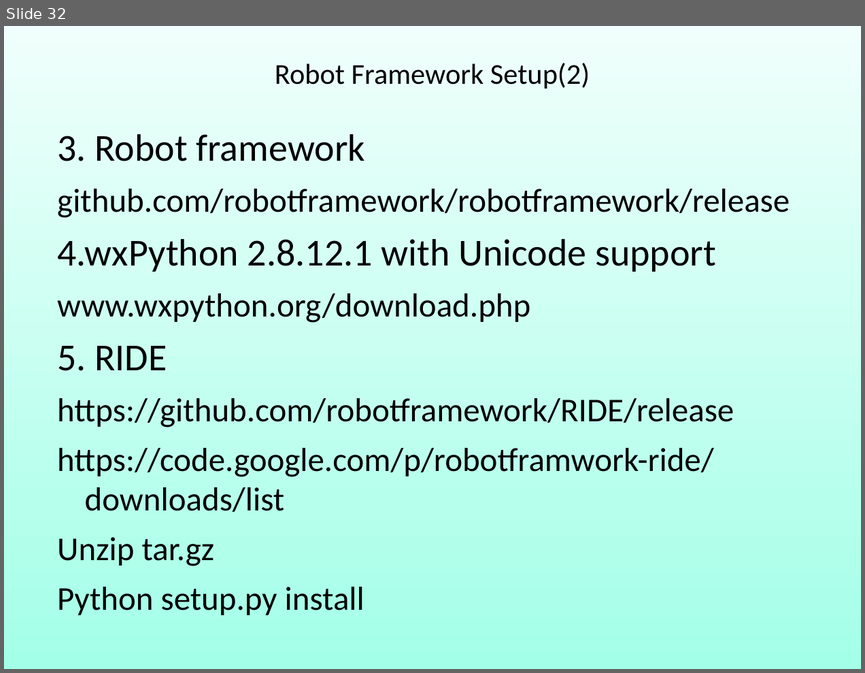
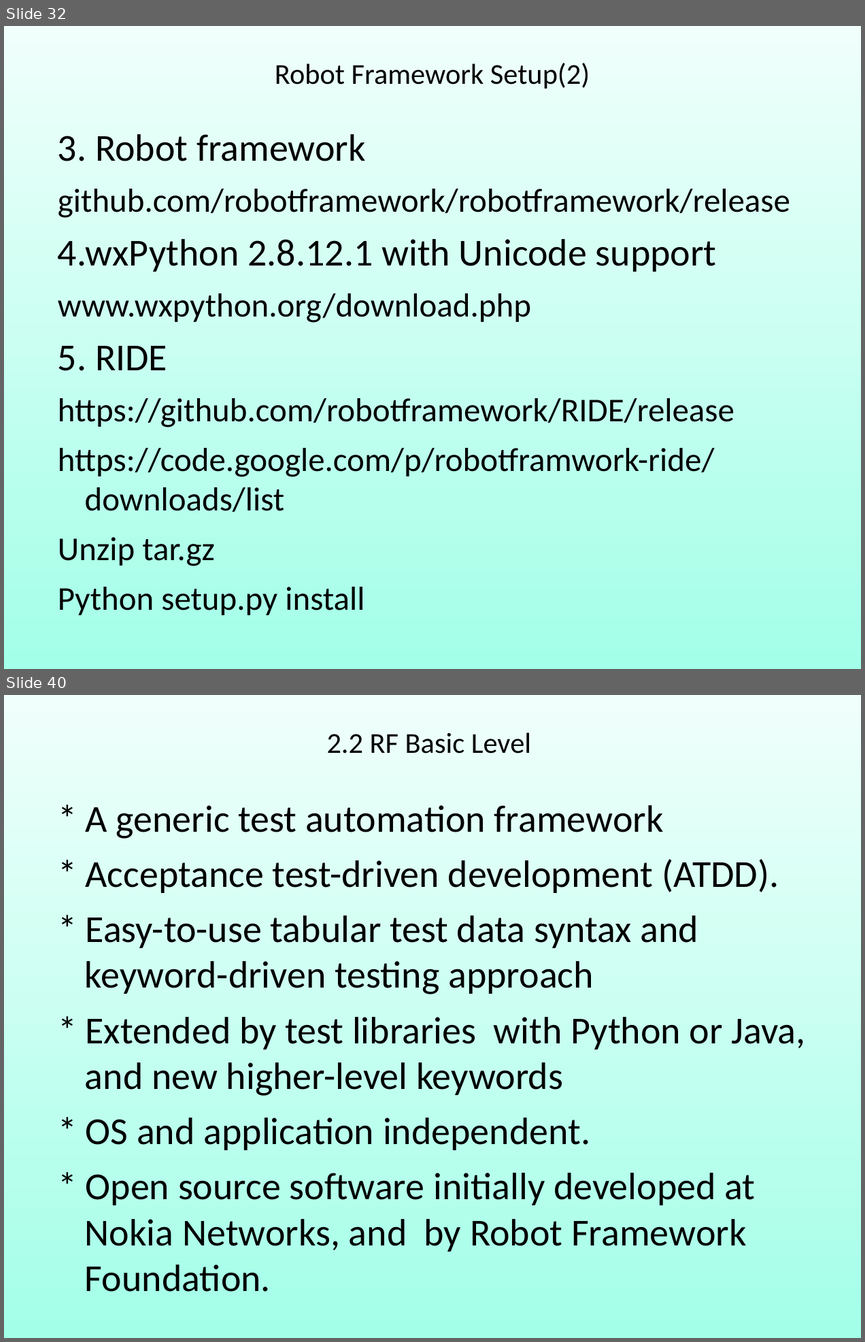
Before and after one commit to robin3795/Data, a slide deck: 2018_1.ppt. Shown one above the other, each under a label of ours: slide 32 before the commit, slides 32 and 40 after it; the slides between them are not shown. The pictures are 865x673 and 865x1342 pixels, drawn with LibreOffice and Linux fonts; fonts in the diff are those of the drawing. Boxes give left, top, right and bottom in pixels: in the first picture for what was removed or moved away, otherwise in the second. Text is boxed around its words. In the diff, an @@ line names an element or a change of style, - is before the commit and + after.

```diff
--- a/2018_1.ppt
+++ b/2018_1.ppt
@@ slide 40 added at box(4, 695, 861, 1338), background gradient #F0FFFB to #A3FFE8 @@
@@ free added at box(47, 721, 818, 770), 24.2 pt, text #000000 @@
+2.2 RF Basic Level
@@ free added at box(44, 790, 821, 1308), 32 pt, text #000000 @@
+* A generic test automation framework
+* Acceptance test-driven development (ATDD).
+* Easy-to-use tabular test data syntax and keyword-driven testing approach
+* Extended by test libraries with Python or Java, and new higher-level keywords
+* OS and application independent.
+* Open source software initially developed at Nokia Networks, and by Robot Framework Foundation.
```
Also in this commit, not shown: 10 slides changed, 38 other slides added, 2 slides removed.
